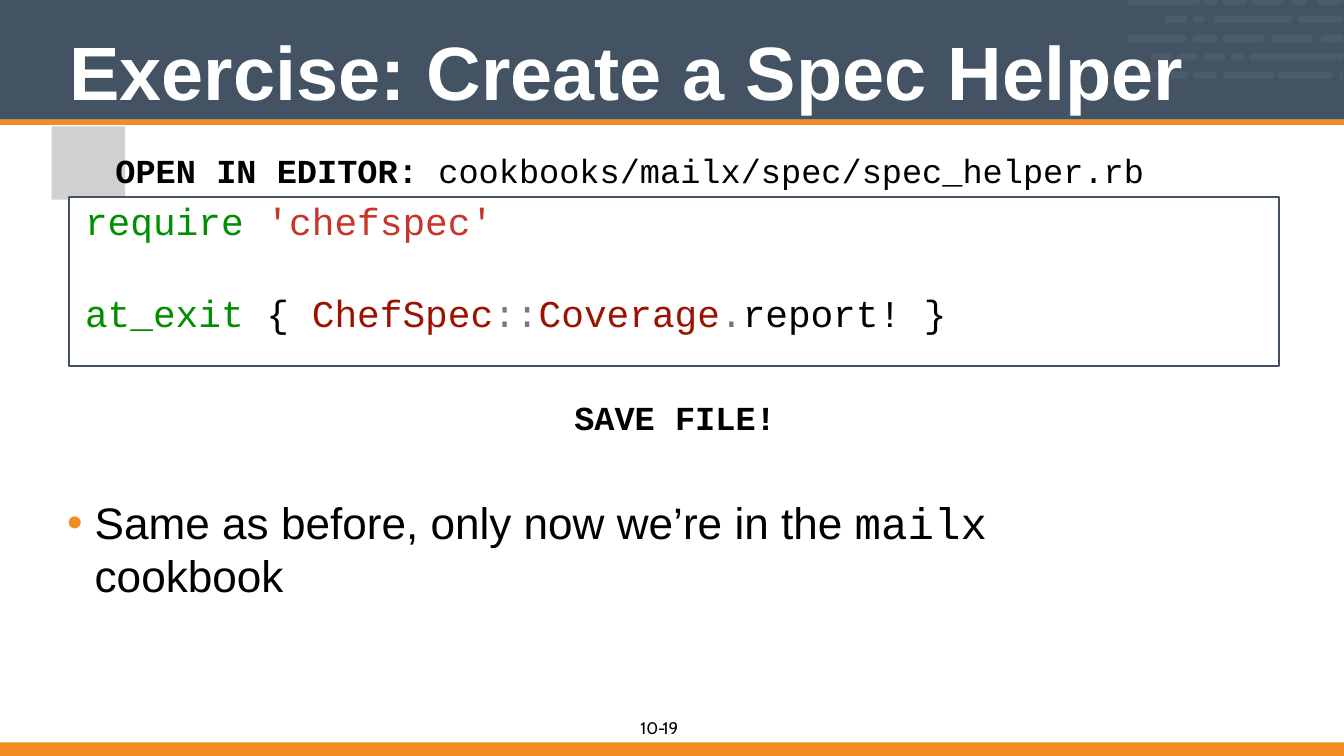
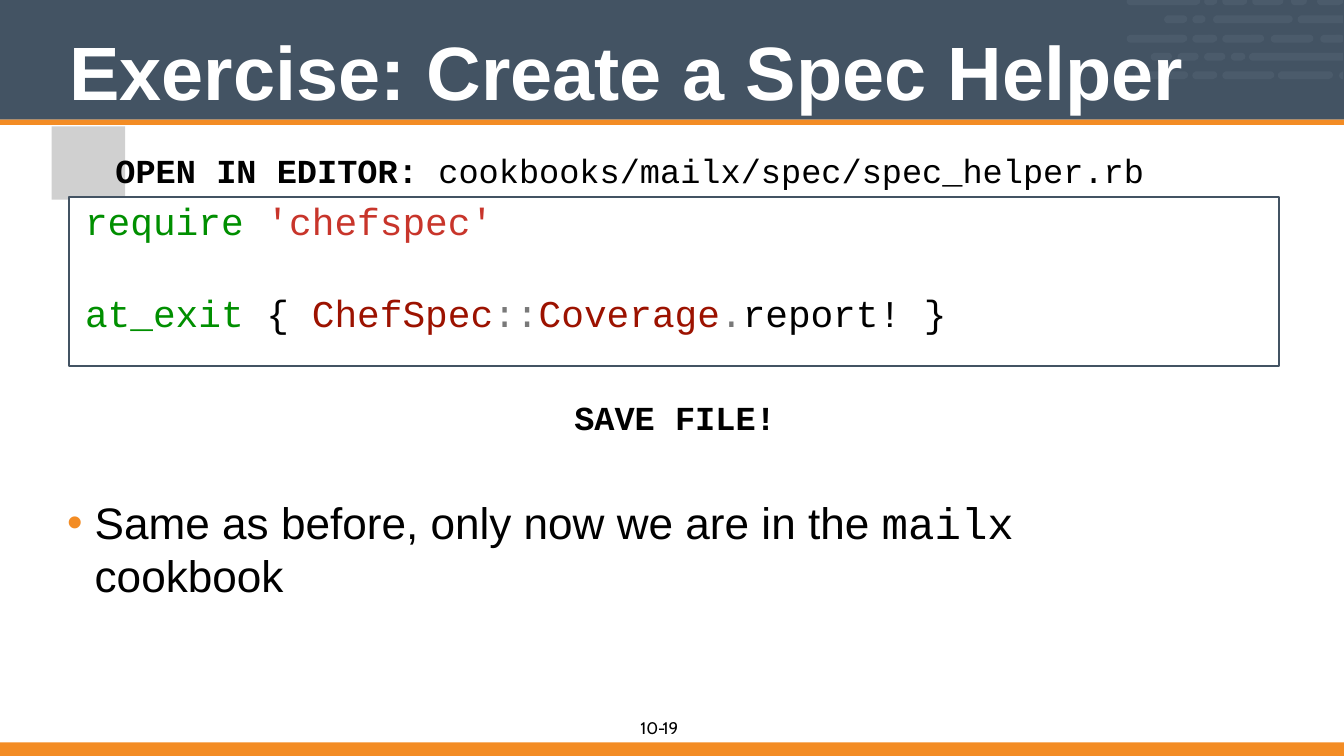
Before and after one commit to vinyar/chef-intermediate, a slide deck: slide 19 of Modules/10-introduction_to_chefspec.pptx. Drawn at 1344x756 pixels with LibreOffice and Linux fonts; fonts in the diff are those of the drawing; grey boxes stand for pictures. Boxes give left, top, right and bottom in pixels: in the first picture for what was removed or moved away, otherwise in the second. Text is boxed around its words. In the diff, an @@ line names an element or a change of style, - is before the commit and + after.

```diff
--- a/Modules/10-introduction_to_chefspec.pptx
+++ b/Modules/10-introduction_to_chefspec.pptx
@@ text at [95,507,1014,593]: text changed @@
-• Same as before, only now we’re in the mailx cookbook
+• Same as before, only now we are in the mailx cookbook
```
Also in this commit, not shown: 8 other slides changed.
